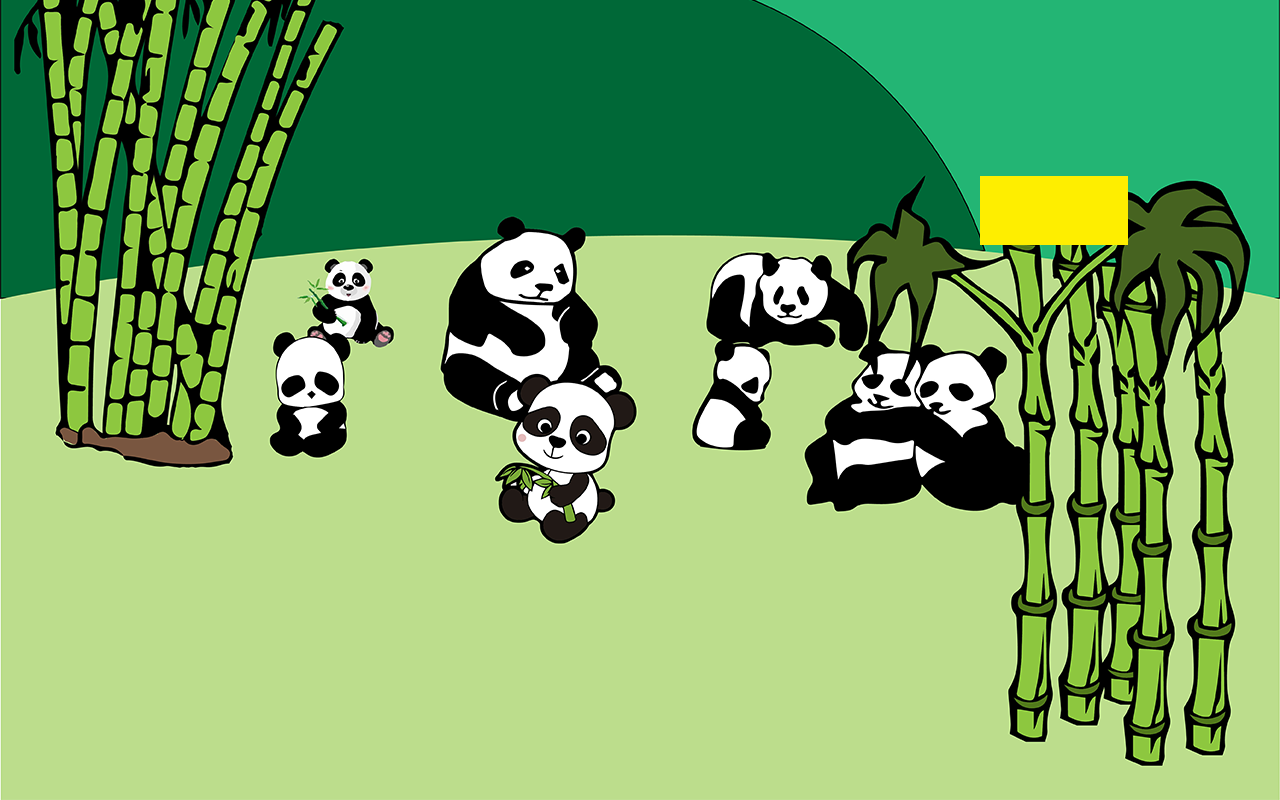
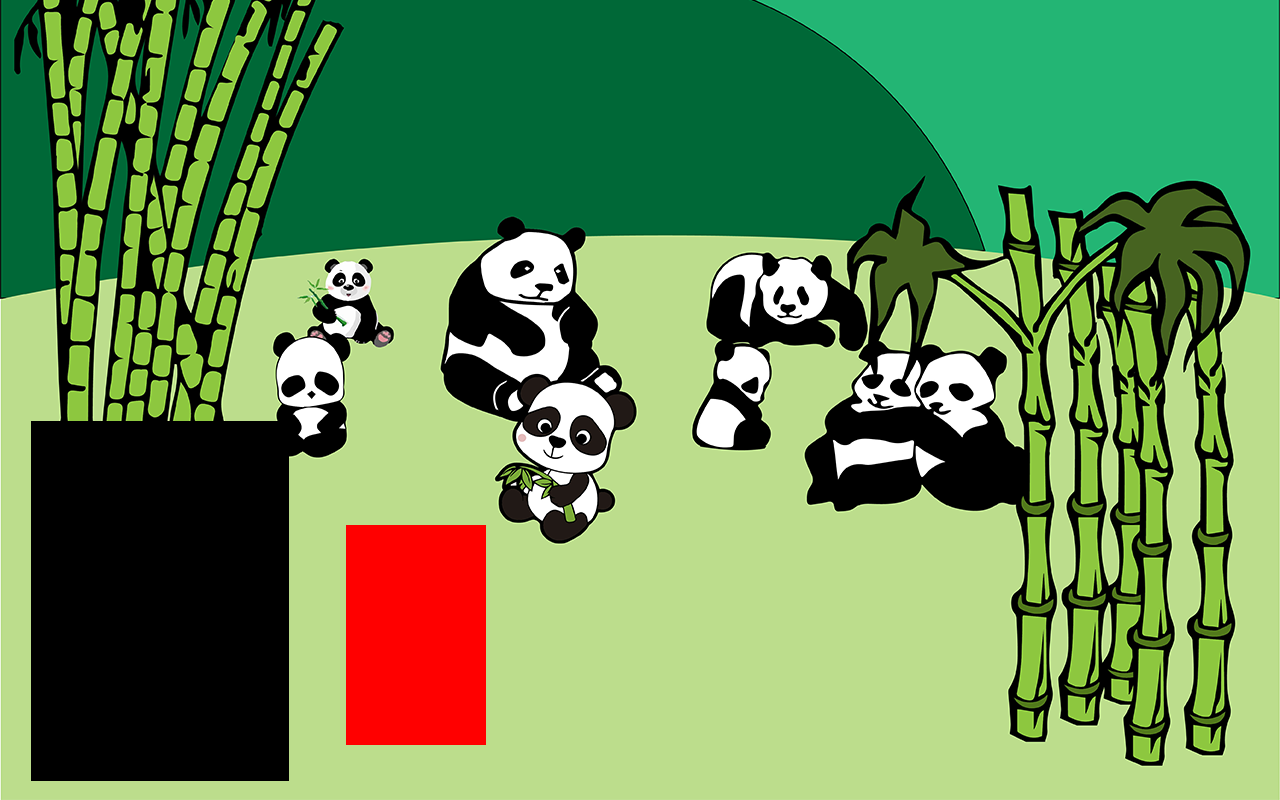
Revision of a layered (1280, 800) image; what changed, layer by layer:
removed layer "kwkrecty" over [980, 176, 1128, 245]
added layer "kwkjap" above "kwkexp" over [31, 421, 289, 781]
added layer "kwkexp" above "seven" over [346, 525, 486, 745]
